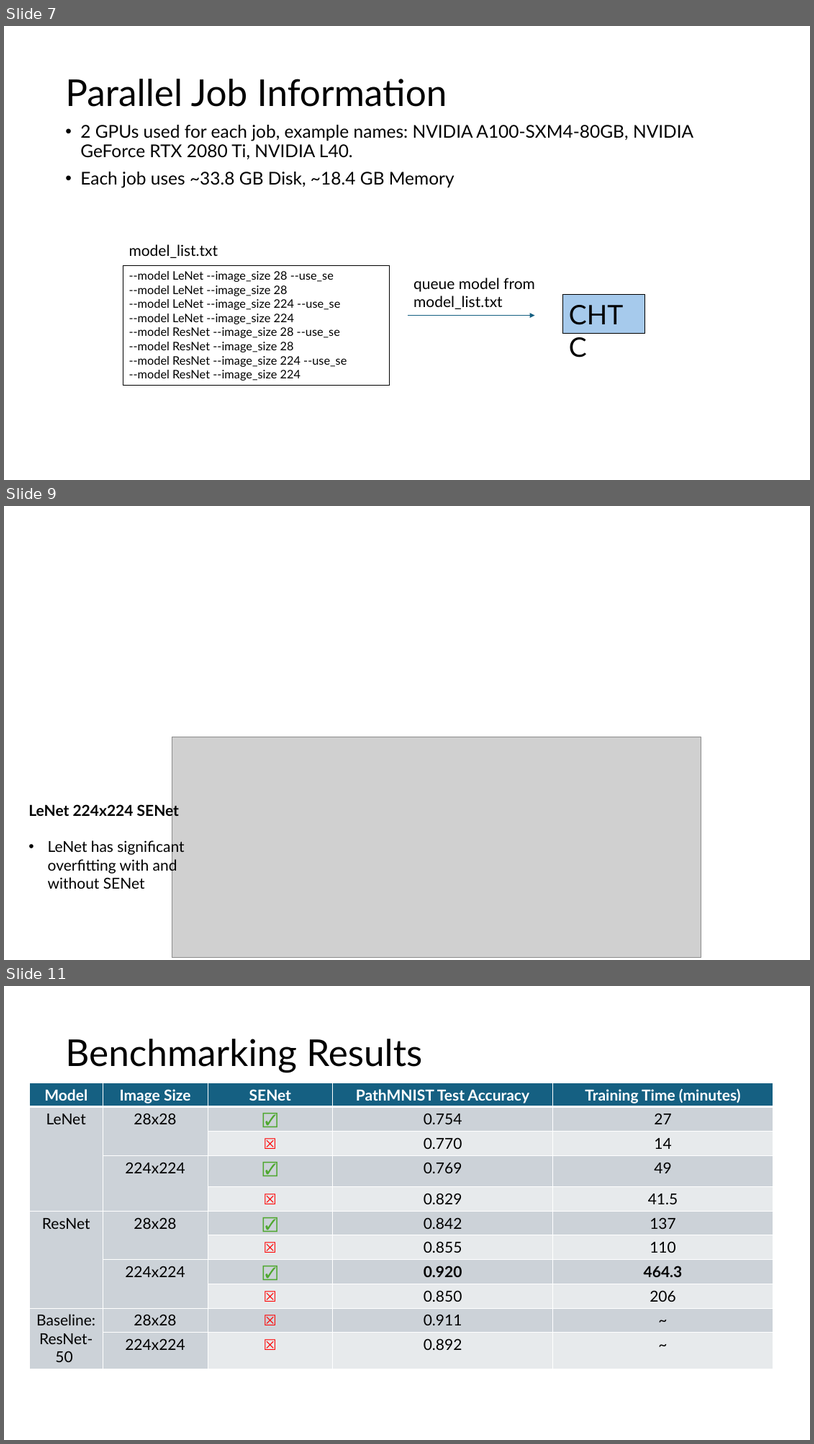
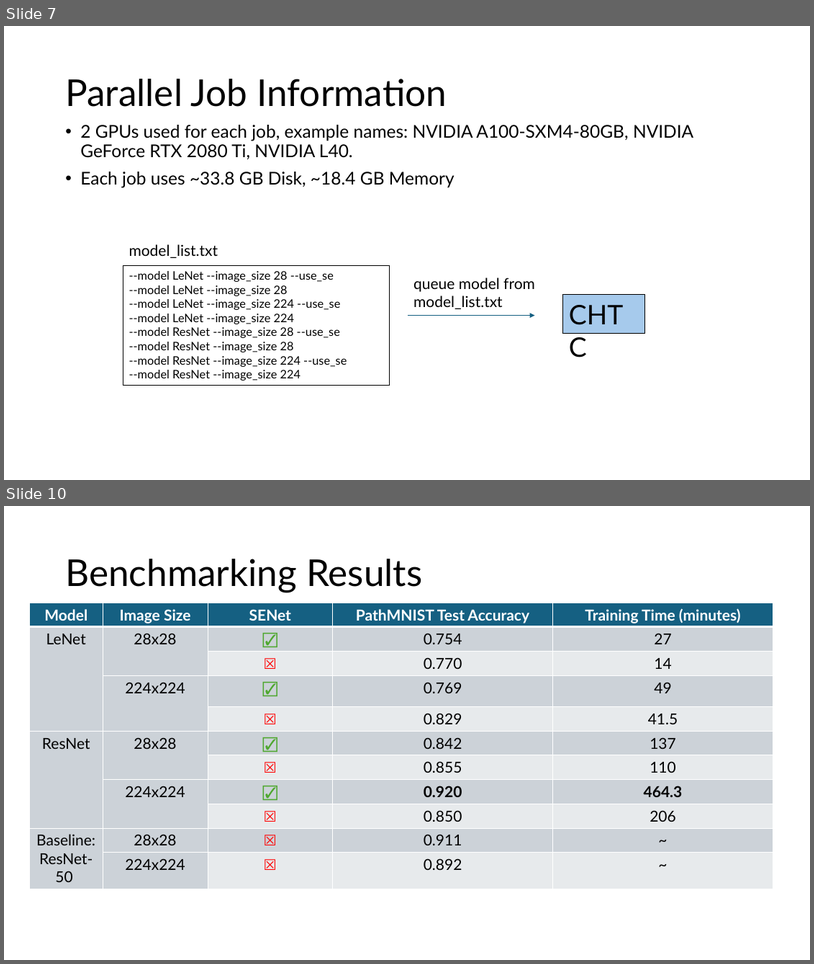
Before and after one commit to DsMouChao/DSCPproject, a slide deck: presentation.pptx. Shown one above the other, each under a label of ours: slides 7, 9 and 11 before the commit, slides 7 and 10 after it; the slides between them are not shown. The pictures are 814x1444 and 814x964 pixels, drawn with LibreOffice and Linux fonts; fonts in the diff are those of the drawing; grey boxes stand for pictures. Boxes give left, top, right and bottom in pixels: in the first picture for what was removed or moved away, otherwise in the second. Text is boxed around its words. In the diff, an @@ line names an element or a change of style, - is before the commit and + after.

```diff
--- a/presentation.pptx
+++ b/presentation.pptx
@@ slide 9 removed at [4, 506, 810, 960], background #FFFFFF @@
@@ picture removed at [172, 736, 702, 957] @@
@@ text removed at [28, 803, 184, 888] @@
-LeNet 224x224 SENet
-• LeNet has significant overfitting with and without SENet
@@ what was slide 11 is now slide 10 @@
```
Also in this commit, not shown: 2 slides changed.
